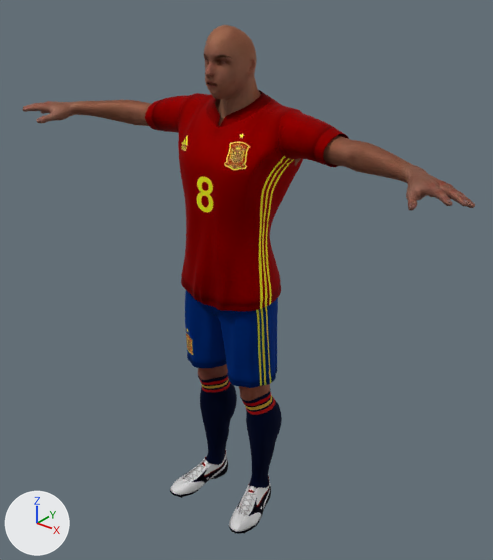
A saved change to the glTF model public/poly/player_flat.glb.
Camera for both pictures: a camera (50 mm lens) standing at (1.375, -1.637, 1.986) and looking at (0.034, 0.039, 0.947). Lighting does not change. The marker at lower left points along +X, +Y and +Z. The first picture is the older version. Where no turn or scale is listed for an object, it has been applied to the vertices.

Objects in the first picture: 'bodyAll'.
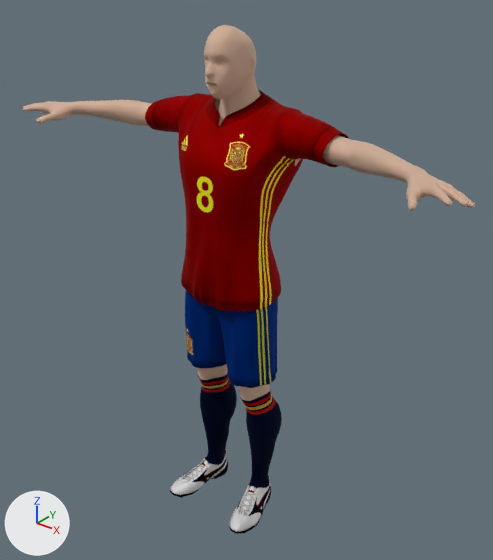
Changed parts and their boxes (x1, y1, x2, y2) in the pictures (493 x 560 px):
'bodyAll', surface changed
    both: (22, 25, 475, 404)

Patch to the scene script:
```diff
--- a/public/poly/player_flat.glb.py
+++ b/public/poly/player_flat.glb.py
@@ mat_torso @@
 mat_torso = principled_material('Torso')
-mat_torso.texture = img_torso
+mat_torso.base_color = (0.8, 0.62, 0.5)  # beige #e7cebc
 mat_torso.metallic = 1.0
-mat_torso.roughness = 0.762
+mat_torso.roughness = 0.9
@@ mat_arms_legs @@
 mat_arms_legs = principled_material('Arms Legs')
-mat_arms_legs.texture = img_arms_legs
+mat_arms_legs.base_color = (0.8, 0.62, 0.5)  # beige #e7cebc
 mat_arms_legs.metallic = 1.0
-mat_arms_legs.roughness = 0.762
+mat_arms_legs.roughness = 0.9
@@ mat_face @@
 mat_face = principled_material('face')
-mat_face.texture = img_face
+mat_face.base_color = (0.8, 0.62, 0.5)  # beige #e7cebc
 mat_face.metallic = 1.0
-mat_face.roughness = 0.762
+mat_face.roughness = 0.9
```
